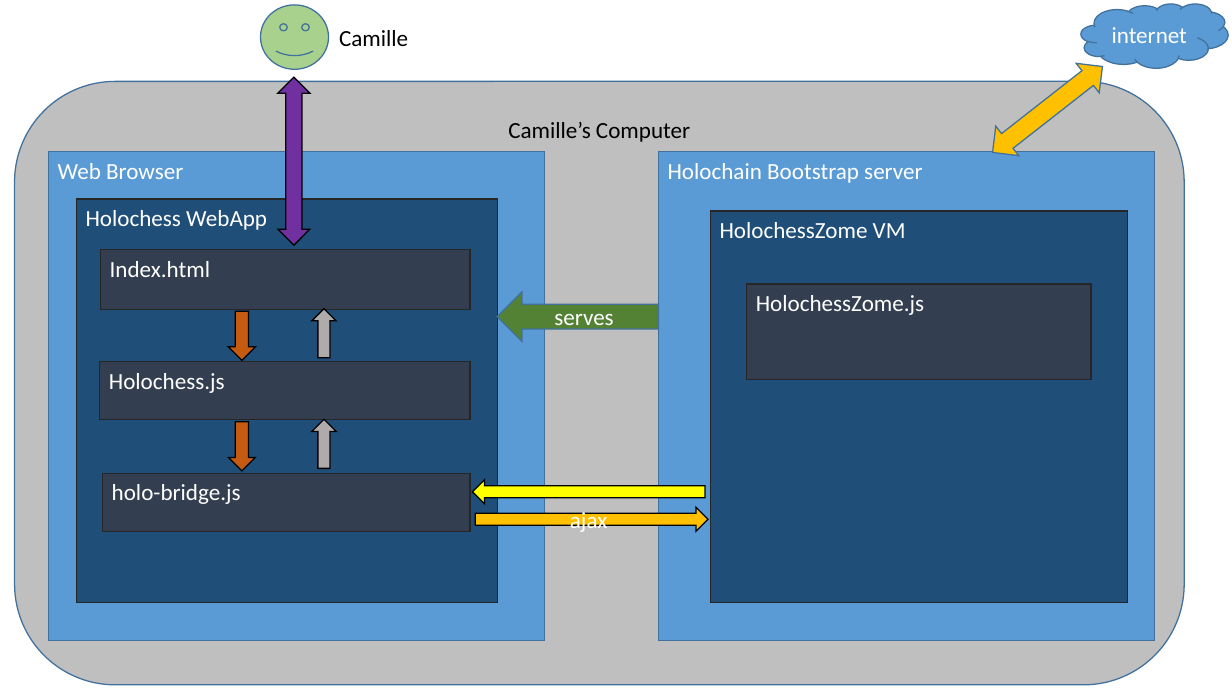
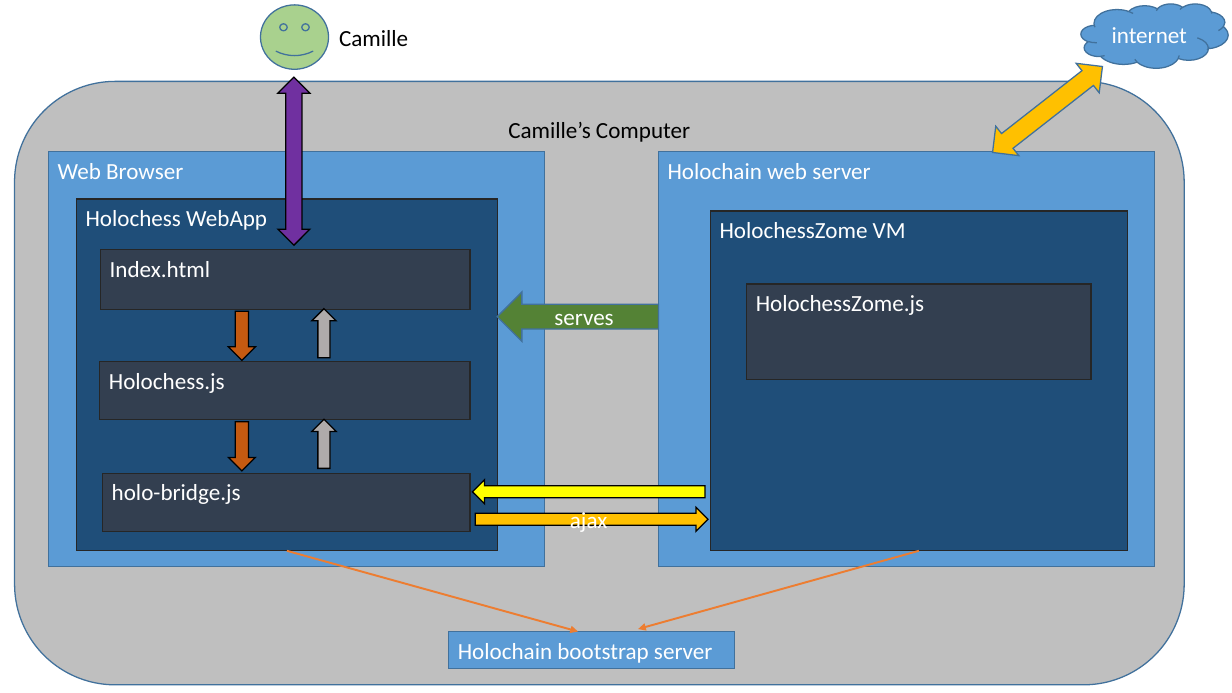
Before and after one commit to ddd-mtl/holochess, a slide deck: slide 1 of specs/tech-overview.odp. Drawn at 1232x693 pixels with LibreOffice and Linux fonts; fonts in the diff are those of the drawing. Boxes give left, top, right and bottom in pixels: in the first picture for what was removed or moved away, otherwise in the second. Text is boxed around its words. In the diff, an @@ line names an element or a change of style, - is before the commit and + after.

```diff
--- a/specs/tech-overview.odp
+++ b/specs/tech-overview.odp
@@ freeform shape "Camille’s Computer" at bbox=[15, 81, 1185, 685]: outline redrawn @@
@@ freeform shape "Web Browser": place and size @@
-freeform shape "Web Browser" at bbox=[49, 152, 545, 640]
+freeform shape "Web Browser" at bbox=[49, 152, 545, 567]
@@ freeform shape "Holochain web server": place and size @@
-freeform shape "Holochain web server" at bbox=[659, 152, 1155, 640]
+freeform shape "Holochain web server" at bbox=[659, 152, 1155, 567]
@@ text in freeform shape at bbox=[668, 163, 870, 179]: text changed @@
-Holochain Bootstrap server
+Holochain web server
@@ freeform shape "Holochess WebApp": place and size @@
-freeform shape "Holochess WebApp" at bbox=[77, 199, 497, 603]
+freeform shape "Holochess WebApp" at bbox=[77, 199, 497, 551]
@@ freeform shape "HolochessZome VM": place and size @@
-freeform shape "HolochessZome VM" at bbox=[711, 211, 1128, 603]
+freeform shape "HolochessZome VM" at bbox=[711, 211, 1128, 551]
@@ arrow added from (287, 551) to (578, 631), #ED7D31 1.5 pt @@
@@ arrow added from (919, 551) to (639, 629), #ED7D31 1.5 pt @@
@@ freeform shape added at bbox=[449, 631, 735, 668], fill #5B9BD5, outline #41719C 0.99 pt, 18 pt, text #FFFFFF @@
+Holochain bootstrap server
```
Also in this commit, not shown: 1 other slide changed, 7 other files.
